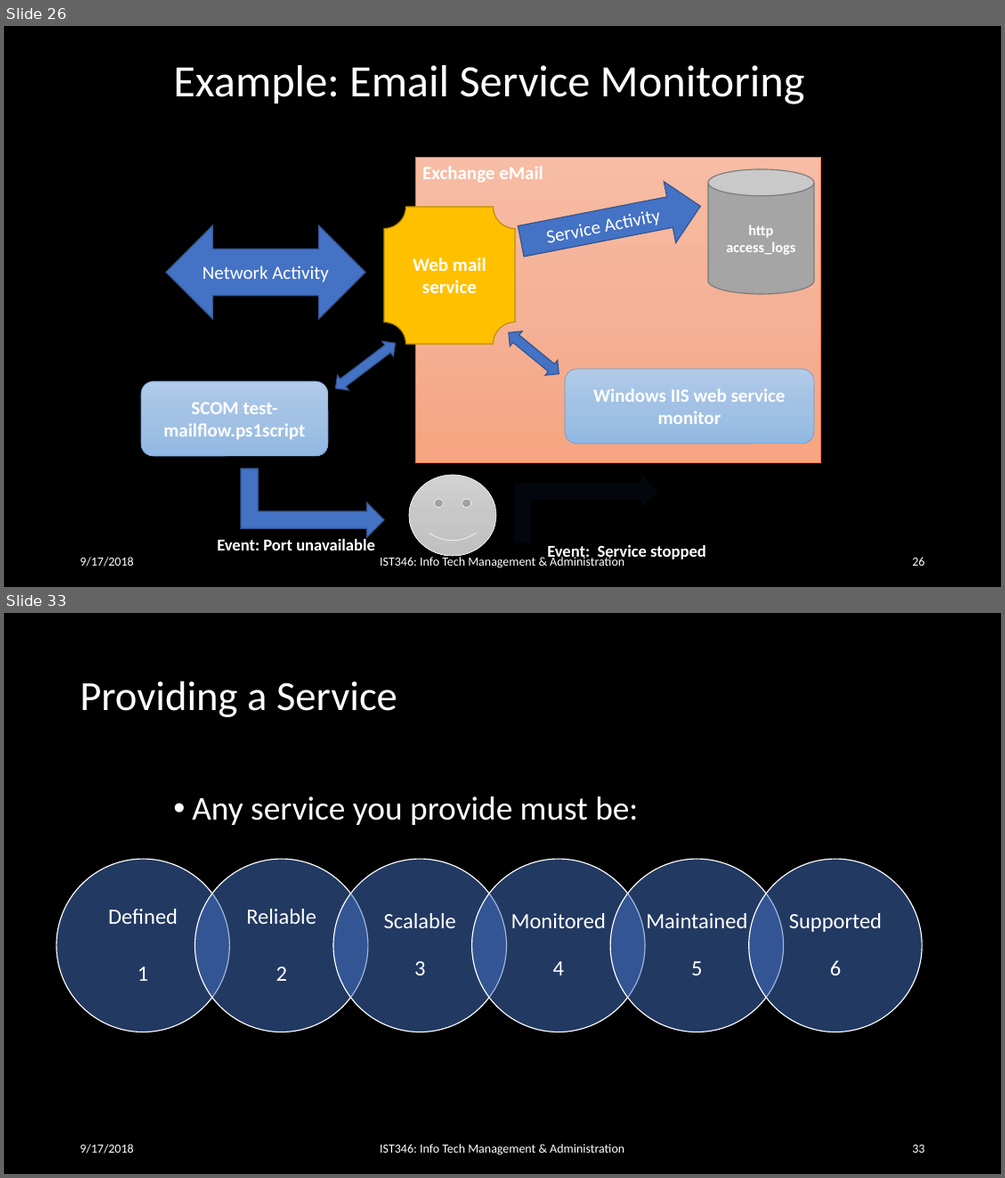
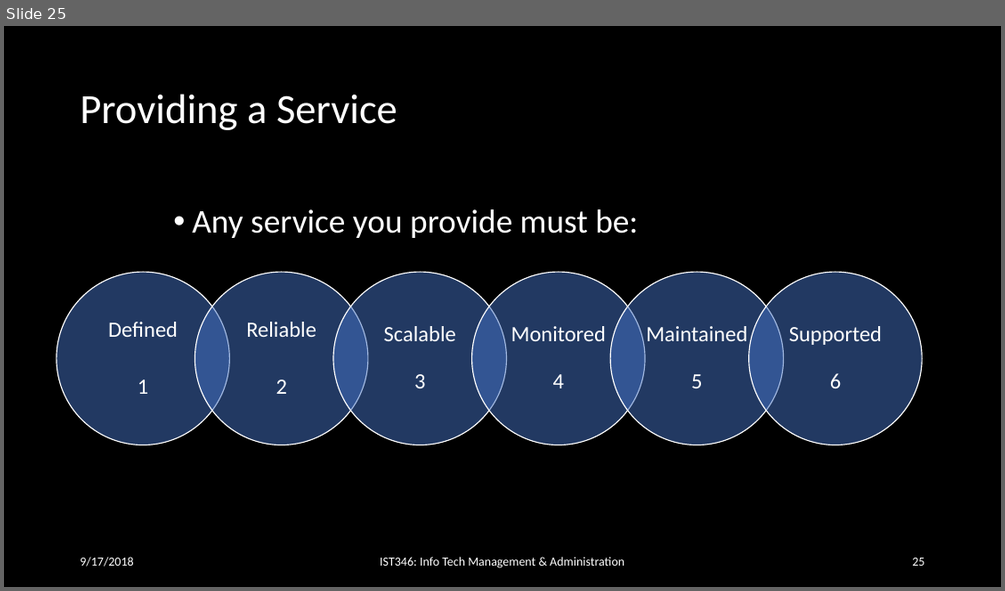
Before and after one commit to orstewar/ist346-content, a slide deck: content/10-services-monitoring-logging.pptx. Shown one above the other, each under a label of ours: slides 26 and 33 before the commit, slide 25 after it; the slides between them are not shown. The pictures are 1005x1178 and 1005x591 pixels, drawn with LibreOffice and Linux fonts; fonts in the diff are those of the drawing. Boxes give left, top, right and bottom in pixels: in the first picture for what was removed or moved away, otherwise in the second. Text is boxed around its words. In the diff, an @@ line names an element or a change of style, - is before the commit and + after.

```diff
--- a/content/10-services-monitoring-logging.pptx
+++ b/content/10-services-monitoring-logging.pptx
@@ slide 26 removed at [4, 26, 1001, 587], background #000000 @@
@@ title removed at [173, 65, 805, 104] @@
-Example: Email Service Monitoring
@@ rectangle removed at [415, 157, 821, 462] @@
@@ text removed at [422, 166, 543, 183] @@
-Exchange eMail
@@ right arrow removed at [515, 176, 707, 272] @@
-Service Activity
@@ cylinder removed at [708, 169, 815, 295] @@
-http
-access_logs
@@ plaque removed at [384, 207, 515, 344] @@
-Web mail service
@@ left right arrow removed at [166, 225, 366, 319] @@
-Network Activity
@@ left right arrow removed at [330, 336, 401, 396] @@
@@ left right arrow removed at [502, 325, 565, 382] @@
@@ rounded rectangle removed at [565, 369, 814, 443] @@
-Windows IIS web service monitor
@@ rounded rectangle removed at [141, 381, 328, 456] @@
-SCOM test-mailflow.ps1script
@@ bent up arrow removed at [241, 468, 385, 538] @@
@@ smiley face removed at [409, 475, 497, 556] @@
@@ bent up arrow removed at [515, 475, 658, 543] @@
@@ text removed at [80, 556, 133, 566] @@
-9/17/2018
@@ text removed at [217, 537, 375, 550] @@
-Event: Port unavailable
@@ text removed at [380, 555, 624, 568] @@
-IST346: Info Tech Management & Administration
@@ text removed at [547, 545, 706, 562] @@
-Event: Service stopped
@@ page number removed at [912, 556, 924, 565] @@
-26
@@ what was slide 33 is now slide 25 @@
@@ page number at [912, 557, 924, 565]: text changed @@
-33
+25
```
Also in this commit, not shown: 14 slides changed, 1 slide added, 10 other slides removed, 2 other files.
